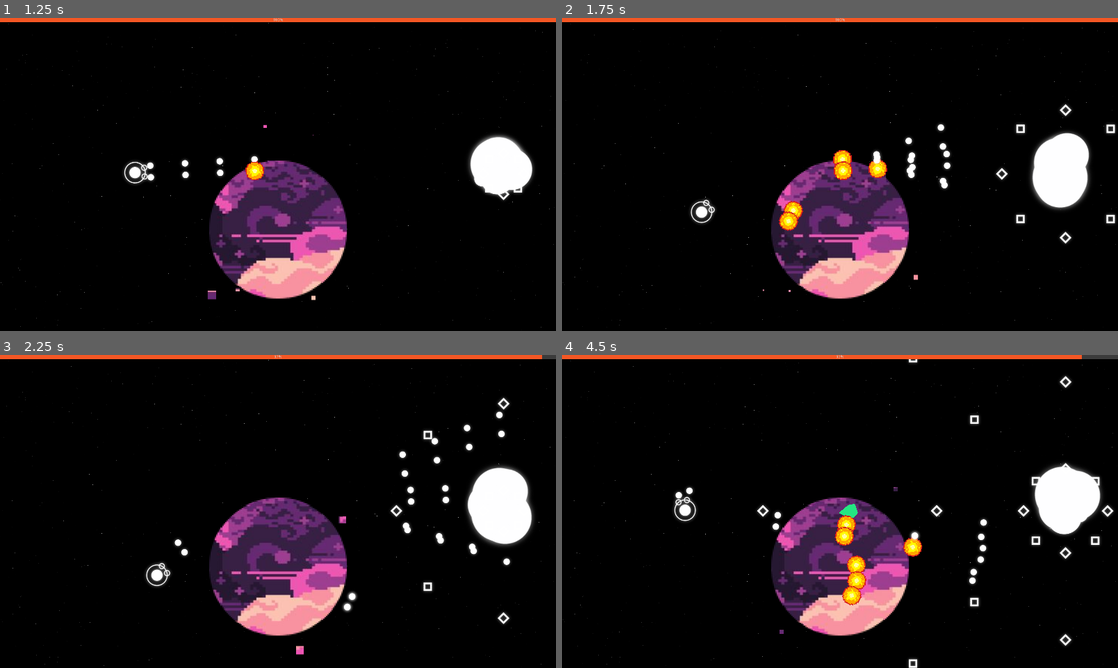
Above: before the commit, frames 1-4 (two rows, left to right).
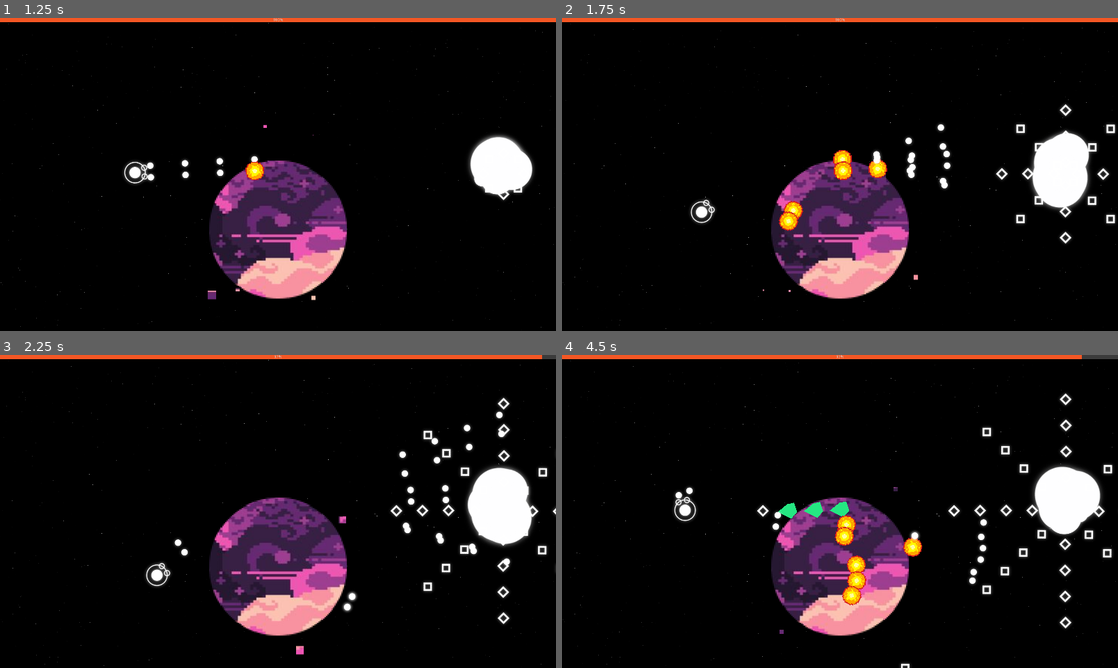
Above: after the commit, the same moments.

Repository: SAM2WOW/ProjectDanmaku
Game: Godot game, scene res://scenes/Main.tscn
Two runs of this game, one before a commit and one after it. Both use one fixed random seed, a clock stepped at 60 frames per second and the inputs below. The engine's default icon, where the game draws it, is replaced by a stand-in: a white triangle on a blue panel in a dark square.
Inputs (mouse positions are in pixels of both pictures, inside the frame that each line leads up to):
- Up to frame 1 (1.25 s): tap Enter at 0.5 s; move the mouse to (400, 158) at 0.52 s; press the mouse at (400, 158) at 0.53 s; hold D (move_right) from 0.53 s (still down)
- Up to frame 2 (1.75 s): move the mouse to (728, 190) at 1.27 s; release D (move_right) at 1.28 s; release the mouse at (728, 190) at 1.28 s; hold S (move_down) from 1.28 s (still down); click (728, 190) at 1.35 s
- Up to frame 3 (2.25 s): move the mouse to (333, 442) at 2.02 s; release S (move_down) at 2.03 s; press the mouse at (333, 442) at 2.03 s; hold D (move_right) from 2.03 s (still down)
- Up to frame 4 (4.5 s): move the mouse to (812, 574) at 2.77 s; release D (move_right) at 2.78 s; release the mouse at (812, 574) at 2.78 s; hold W (move_up) 2.78-3.53 s; click (812, 574) at 2.85 s; move the mouse to (1006, 558) at 3.52 s; press the mouse at (1006, 558) at 3.53 s; hold A (move_left) from 3.53 s (still down); move the mouse to (673, 464) at 4.27 s; release the mouse at (673, 464) at 4.28 s; click (673, 464) at 4.35 s

Frame 1 is identical in both runs. In frame 2, 0.4% of the frame differs, in the area x 82-99%, y 35-64%; in frame 3, 0.8%; in frame 4, 2.4%, in the area x 38-100%, y 1-100%.

Commit message:
set up boss bullet struct

Diff:
--- a/objects/characters/Boss.gd
+++ b/objects/characters/Boss.gd
@@ -24,9 +24,9 @@
 
 
 func _on_FireTimer_timeout():
-	fire_bullet();
+	fire_bullets();
 
-func fire_bullet():
+func fire_bullets():
 	match style:
 		0:
 			init_minimal_bullets();
@@ -42,42 +42,50 @@
 
 # boss will have two attacks per style
 
-# 1.) shoot like 4-5 waves of minimal bullets around boss
-# 2.) yo mama
+# 0.) shoot like 4~ waves of minimal bullets around boss
+# 1.) gatling 3~ waves of blobs of bullets towards the players position at fire
 func init_minimal_bullets():
 	match attack_pattern:
 		0:
+			var num_waves = 4;
+			var wave_interval = 0.3;
+			var timer = get_node("Style0/PatternTimer0");
+			var offset_inc = 0.2;
 			# instantiate the bullets
 			# set the bullets properties to the one of the style
-			var bullets = fire_pulse(get_global_position(), 8, 0, style);
-			for b in bullets:
-				b.init_minimal_bullet(style);
-				b.set_linear_velocity(b.dir*300);
+			for i in num_waves:
+				fire_pulse(get_global_position(), 8, offset_inc*i, style);
+				timer.start(0.3);
+				yield(timer, "timeout");
+			get_node("FireTimer").start();
 		1:
 			pass
 		_:
 			pass
 
+# 0: fire a wave of 4~ bullets towards the players position on firing, and blow them up when they reach there
+# 1: fire a series of bullets that; start from the center and extend to the outside.
 func init_pixel_bullets():
 	pass
 
+# 0: fires a wave of 4~ quick lasers towards the players position
+# 1: shoot lasers in all directions, then rotate the lasers slowly around the boss (hades style)
 func init_3d_bullets():
 	pass
 
+# 0: fire 2~ waves of shotgun shots of bouncing bullets towards the player
+# 1: tbf
 func init_collage_bullets():
 	pass
 
-func fire_pulse(pos, num, offset, style):
-	var degrees = offset;
-	var degree_inc = 360.0/num;
-	var bullets = [];
+func fire_pulse(pos, num, offset, _style):
+	var degrees = 360.0/num;
 	for i in num:
 		var b = basic_bullet.instance();
-		var radians = degrees*PI/180;
-		degrees += degree_inc;
+		var radians = (offset+(i*degrees))*PI/180;
 		b.dir = Vector2(cos(radians), sin(radians));
 		b.rotation = 2*PI + atan2(b.dir.y, b.dir.x);
 		b.set_global_position(get_global_position());
-		get_parent().add_child(b)
-		bullets.append(b);
-	return bullets;
+		get_parent().add_child(b);
+		b.init_style(_style);
+		b.set_linear_velocity(b.dir*300);
--- a/objects/characters/Boss.tscn
+++ b/objects/characters/Boss.tscn
@@ -49,6 +49,10 @@
 scale_amount_random = 0.56
 scale_amount_curve = SubResource( 7 )
 
+[node name="PatternTimer0" type="Timer" parent="Style0"]
+wait_time = 0.3
+one_shot = true
+
 [node name="Style1" type="Node2D" parent="."]
 visible = false
 
@@ -78,6 +82,7 @@
 shape = SubResource( 6 )
 
 [node name="FireTimer" type="Timer" parent="."]
+one_shot = true
 autostart = true
 
 [connection signal="timeout" from="FireTimer" to="." method="_on_FireTimer_timeout"]
--- a/objects/weapons/BasicBullet.gd
+++ b/objects/weapons/BasicBullet.gd
@@ -17,19 +17,33 @@
 
 		queue_free()
 
+func show_verse_style(verse):
+	get_node("Style%d" % style).show()
+	for i in range(Global.total_style):
+		if i != style:
+			get_node("Style%d" % i).hide()
 
 func _on_Verse_Jump(verse):
 	style = verse
+	show_verse_style(verse);
 
-	get_node("Style%d" % style).show()
-
-	for i in range(Global.total_style):
-		if i != style:
-			get_node("Style%d" % i).hide()
-			#print("Style%d" % style)
+func init_style(_style):
+	style = _style;
+	show_verse_style(_style);
+	match _style:
+		0:
+			init_minimal_bullet();
+		1:
+			init_pixel_bullet();
+		2:
+			init_3d_bullet();
+		3:
+			init_collage_bullet();
+		_:
+			pass
 
 # initialize the properties of these bullets
-func init_minimal_bullet(verse):
+func init_minimal_bullet():
 	# ie.) init damage, speed, trajectory, etc: bullet properties of this verse
 	pass
 
